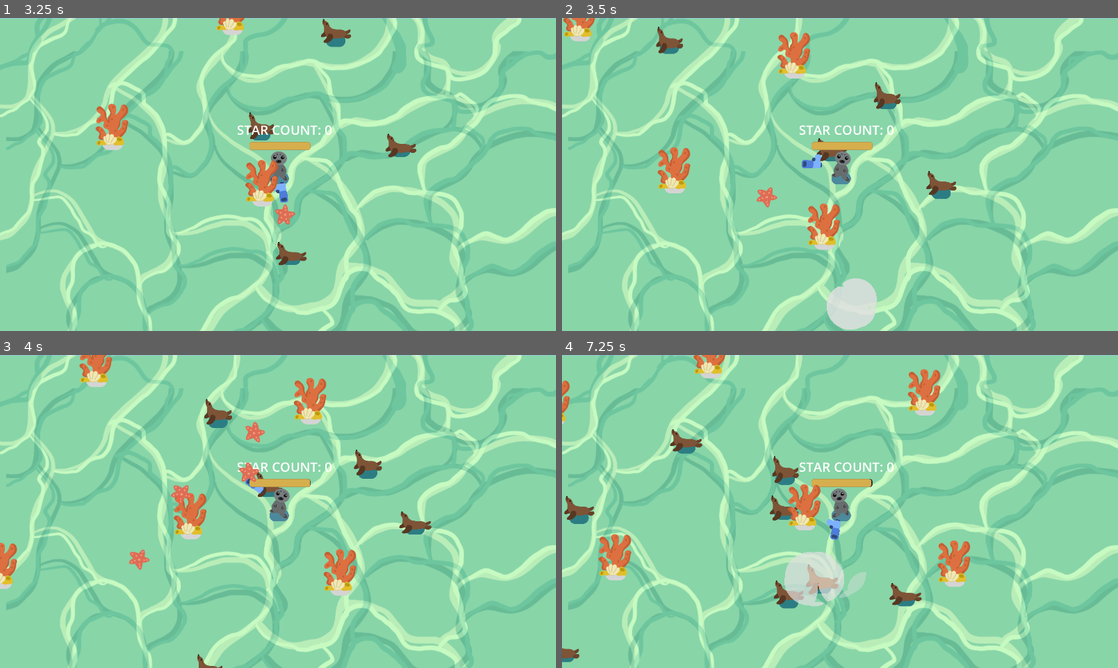
Above: before the commit, frames 1-4 (two rows, left to right).
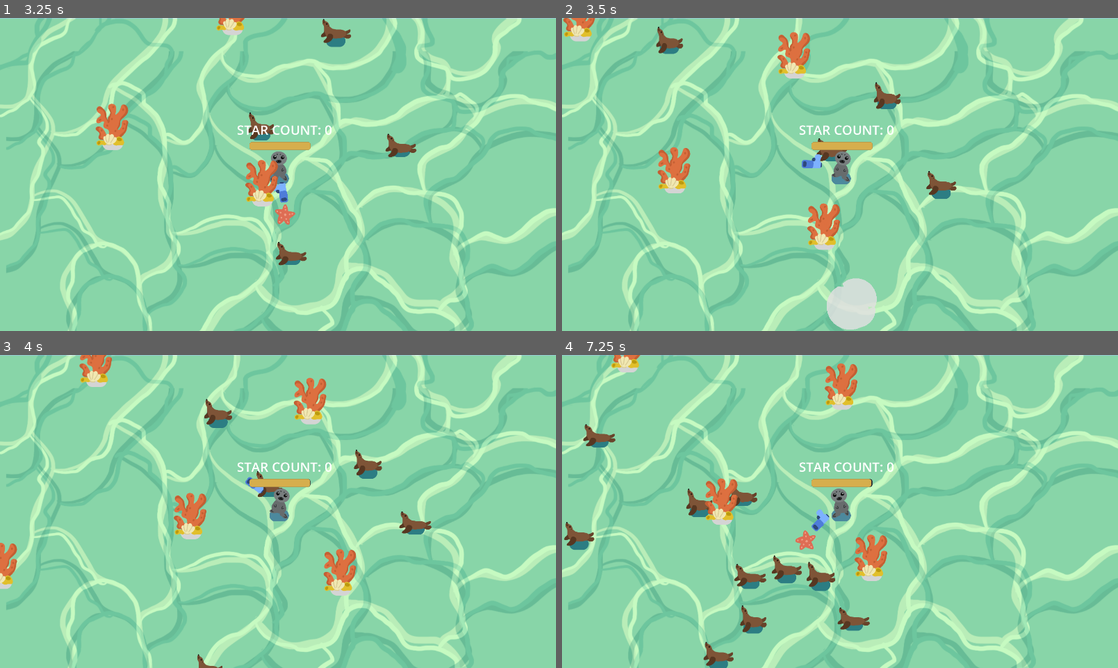
Above: after the commit, the same moments.

Repository: j-j4y/game_dev
Game: Godot game, scene res://seals_game.tscn
The game is run twice, just before and just after one commit, with the same random seed, the same clock (stepped at 60 frames per second) and the same inputs.
Inputs:
- Up to frame 1 (3.25 s): hold D (move_right) 0.53-1.28 s; hold S (move_down) 1.28-2.03 s; hold D (move_right) 2.03-2.78 s; hold W (move_up) from 2.78 s (still down)
- Up to frame 2 (3.5 s): keep holding W (move_up)
- Up to frame 3 (4 s): release W (move_up) at 3.53 s; hold A (move_left) from 3.53 s (still down)
- Up to frame 4 (7.25 s): release A (move_left) at 5.03 s; hold S (move_down) 5.03-5.78 s; hold D (move_right) 5.78-6.53 s; hold W (move_up) from 6.53 s (still down)

Frame 1 is identical in both runs. In frame 2, 0.1% of the frame differs, in the area x 35-39%, y 54-61%; in frame 3, 0.5%; in frame 4, 10%, in the area x 0-74%, y 0-100%.

Commit message:
movement speed increase

Diff:
--- a/2d-project-assets/gun.gd
+++ b/2d-project-assets/gun.gd
@@ -21,6 +21,5 @@
 	shoot()
 
 
-
 func _on_weapon_upgrade_timeout() -> void:
 		$Timer.set_wait_time(.15)
--- a/2d-project-assets/player.gd
+++ b/2d-project-assets/player.gd
@@ -4,15 +4,16 @@
 var max_health = 100.0
 var health = max_health
 var coin_counter = 0
-
+var speed = 600
 
 @onready var coin_label = %CoinLabel
 
+@onready var timer = $MovementSpeed
 
 #controlling character movements
 func _physics_process(delta):
 	var direction = Input.get_vector("move_left","move_right", "move_up", "move_down")
-	velocity = direction * 600
+	velocity = direction * speed
 	move_and_slide()
 
 	if velocity.length() > 0.0:
@@ -37,6 +38,9 @@
 		if health <= 0.0:
 			health_depleted.emit()
 
+func _on_movement_speed_timeout() -> void:
+	speed = 1000.0
+
 
 #controlling coin counter
 func _on_coin_shape_area_area_entered(area: Area2D) -> void:
--- a/2d-project-assets/player.tscn
+++ b/2d-project-assets/player.tscn
@@ -72,9 +72,15 @@
 
 [node name="WeaponUpgrade" type="Timer" parent="." unique_id=1869469792]
 unique_name_in_owner = true
-wait_time = 3.0
+wait_time = 25.0
+one_shot = true
+autostart = true
+
+[node name="MovementSpeed" type="Timer" parent="." unique_id=1121156361]
+wait_time = 5.0
 one_shot = true
 autostart = true
 
 [connection signal="area_entered" from="CoinShapeArea" to="." method="_on_coin_shape_area_area_entered"]
 [connection signal="timeout" from="WeaponUpgrade" to="Gun" method="_on_weapon_upgrade_timeout"]
+[connection signal="timeout" from="MovementSpeed" to="." method="_on_movement_speed_timeout"]
--- a/2d-project-assets/seals_game.gd
+++ b/2d-project-assets/seals_game.gd
@@ -21,7 +21,6 @@
 
 func _on_timer_timeout() -> void:
 	spawn_mob()
-	#%EnemySpawnTime.wait_time = 2.0 #overrides timer wait time
 
 
 func _on_player_health_depleted() -> void:
Binary file added: 2d-project-assets/pistol/star copy.png
Not shown, added: 2d-project-assets/pistol/star copy.png.import
